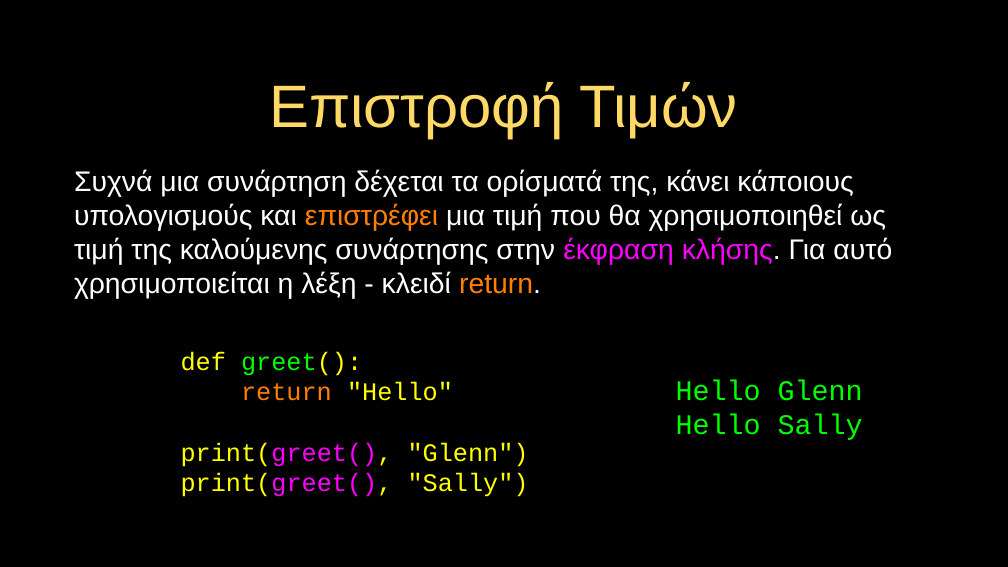
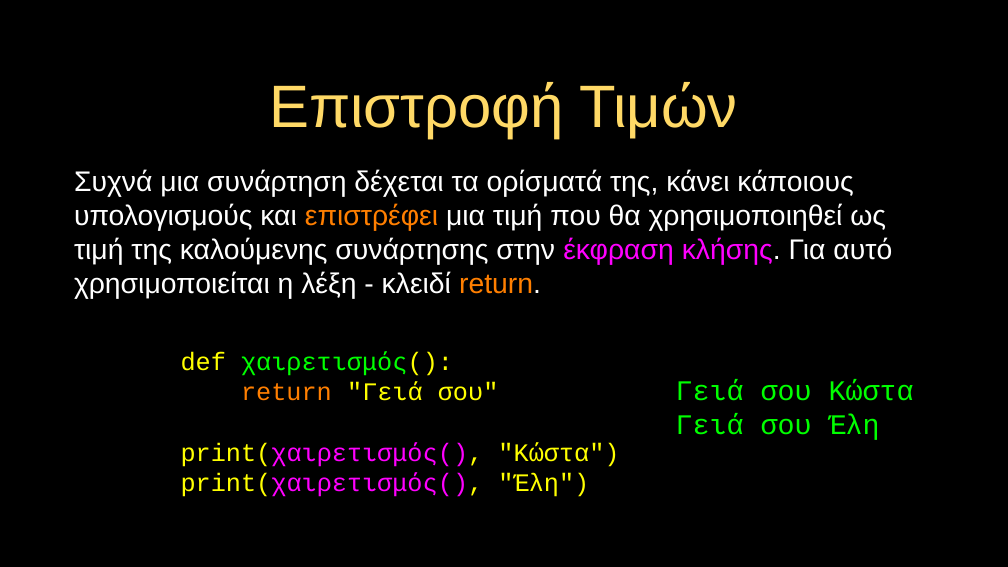
Before and after one commit to csev/py4e, a slide deck: slide 17 of lectures3/gr/Pythonlearn-04-Functions.pptx. Drawn at 1008x567 pixels with LibreOffice and Linux fonts; fonts in the diff are those of the drawing. Boxes give left, top, right and bottom in pixels: in the first picture for what was removed or moved away, otherwise in the second. Text is boxed around its words. In the diff, an @@ line names an element or a change of style, - is before the commit and + after.

```diff
--- a/lectures3/gr/Pythonlearn-04-Functions.pptx
+++ b/lectures3/gr/Pythonlearn-04-Functions.pptx
@@ text at (x1=181, y1=351, x2=619, y2=497): text changed @@
-def greet():
-return "Hello"
-print(greet(), "Glenn")
-print(greet(), "Sally")
+def χαιρετισμός():
+return "Γειά σου"
+print(χαιρετισμός(), "Κώστα")
+print(χαιρετισμός(), "Έλη")
@@ text at (x1=676, y1=380, x2=914, y2=440): text changed @@
-Hello Glenn
-Hello Sally
+Γειά σου Κώστα
+Γειά σου Έλη
```
Also in this commit, not shown: 4 other slides changed, 9 other files.
